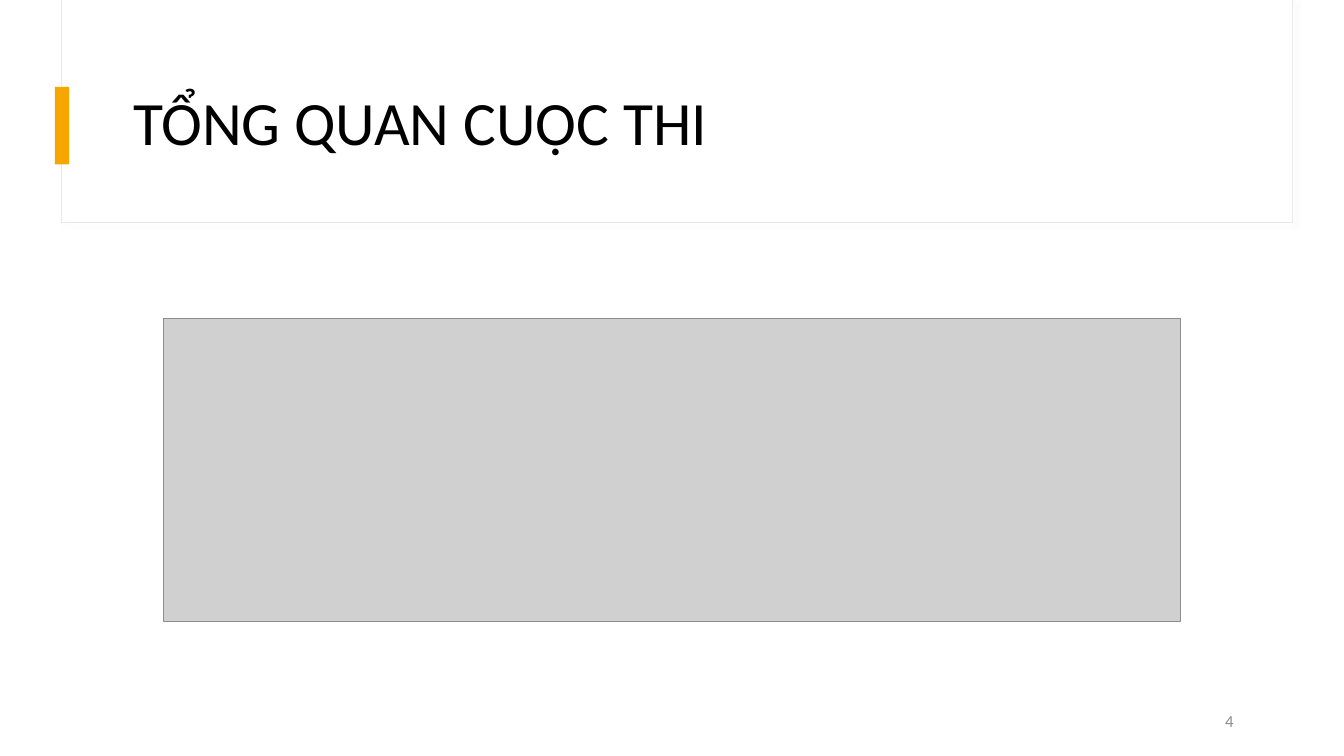
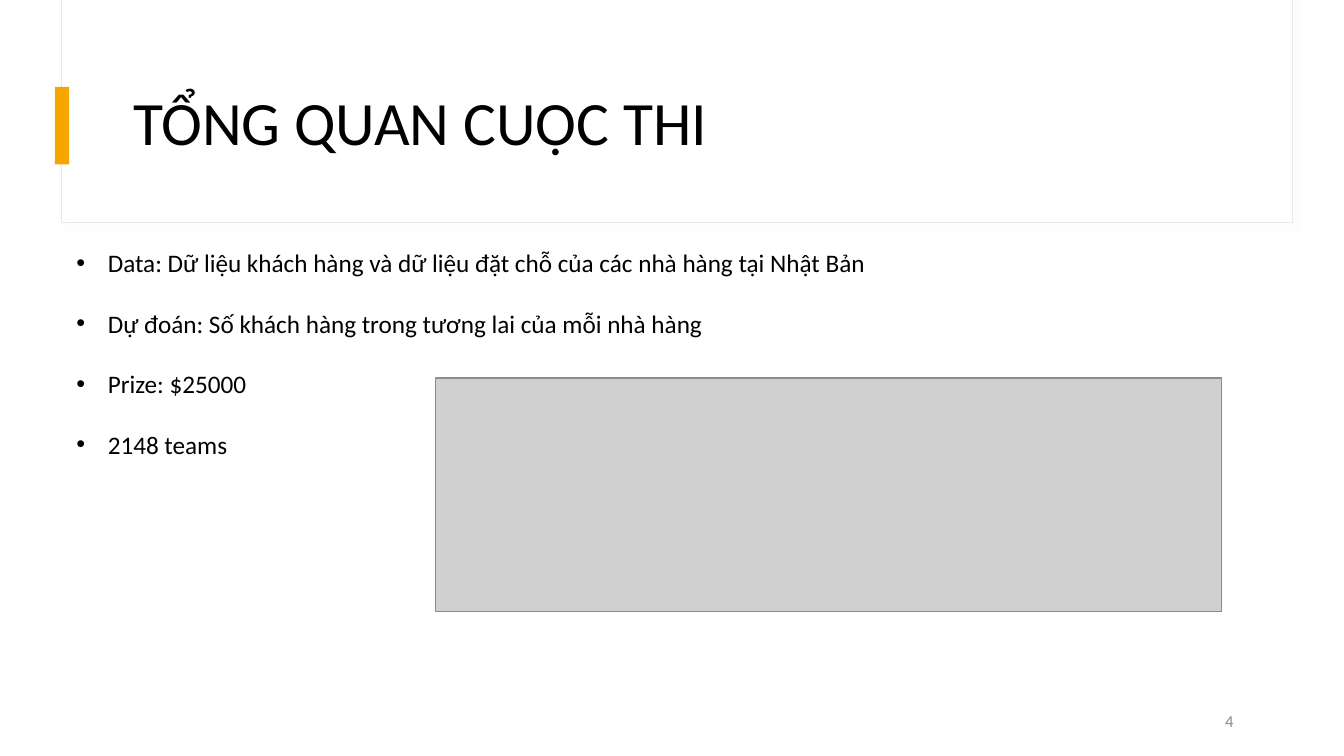
Before and after one commit to pdthuc/Project-Applied_Data_Science, a slide deck: slide 4 of Presentation/GIỚI THIỆU ĐỀ TÀI.pptx. Drawn at 1344x756 pixels with LibreOffice and Linux fonts; fonts in the diff are those of the drawing; grey boxes stand for pictures. Boxes give left, top, right and bottom in pixels: in the first picture for what was removed or moved away, otherwise in the second. Text is boxed around its words. In the diff, an @@ line names an element or a change of style, - is before the commit and + after.

```diff
--- a/Presentation/GIỚI THIỆU ĐỀ TÀI.pptx
+++ b/Presentation/GIỚI THIỆU ĐỀ TÀI.pptx
@@ text added at [108,252,865,455], 18 pt, text #000000 @@
+• Data: Dữ liệu khách hàng và dữ liệu đặt chỗ của các nhà hàng tại Nhật Bản
+• Dự đoán: Số khách hàng trong tương lai của mỗi nhà hàng
+• Prize: $25000
+• 2148 teams
@@ picture: place and size @@
-picture at [163,319,1182,621]
+picture at [436,378,1223,612]
```
Also in this commit, not shown: 1 other slide changed, 1 slide added.
